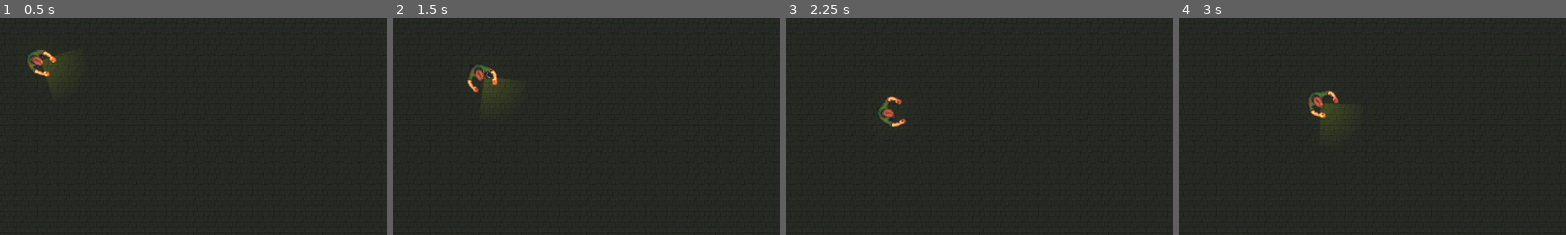
Above: before the commit, frames 1-4 (left to right).
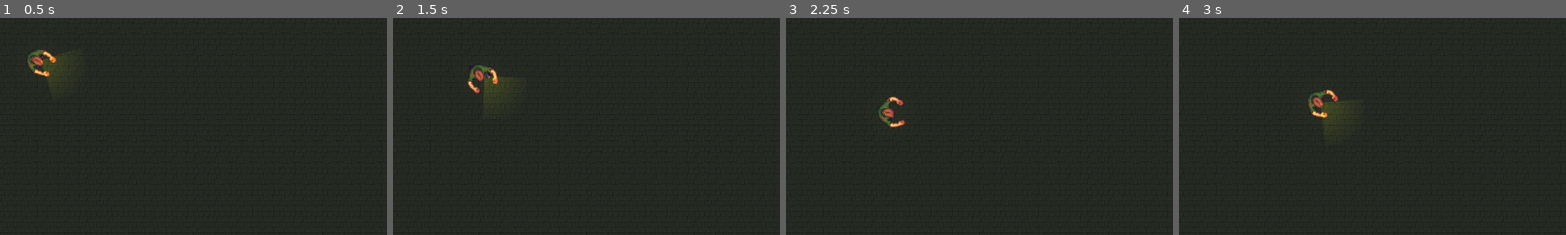
Above: after the commit, the same moments.

Repository: Nicky-Leung/NoiseJam3
Game: Godot game, scene res://scenes/main.tscn
Same seed, same stepped clock (60 frames per second), same inputs: the game is played once before the commit and once after it.
Inputs (mouse positions are % of the whole screen's width and height, from its top left):
- Up to frame 1 (0.5 s): no input
- Up to frame 2 (1.5 s): tap Enter at 0.5 s; move the mouse to (72, 45) at 0.52 s; hold D (move_right) 0.53-1.28 s; tap E (move_interact) at 0.6 s; click (72, 45) at 0.67 s; move the mouse to (30, 55) at 1.27 s; hold S (move_down) from 1.28 s (still down); tap Shift (move_sprint) at 1.35 s; click (30, 55) at 1.42 s
- Up to frame 3 (2.25 s): move the mouse to (60, 28) at 2.02 s; release S (move_down) at 2.03 s; hold D (move_right) from 2.03 s (still down); click (60, 28) at 2.1 s
- Up to frame 4 (3 s): tap Space at 2.75 s; move the mouse to (45, 70) at 2.77 s; release D (move_right) at 2.78 s; hold W (move_up) from 2.78 s (still down); tap E (move_interact) at 2.85 s; click (45, 70) at 2.92 s
The pictures show only the part of the screen within x 0-50%, y 0-50%; the shares and areas given below are measured in that part.

Frame 1 is identical in both runs. In frame 2, 0.2% of the frame differs, in the area x 19-28%, y 21-35%; in frame 3, 0.3%; in frame 4, 0.3%, in the area x 33-42%, y 33-47%.

Commit message:
add adjustable turn rate

Diff:
--- a/scripts/player.gd
+++ b/scripts/player.gd
@@ -9,6 +9,7 @@
 @export var walk_speed: int = 100
 @export var sprint_multiplier = 1.5
 @export var backward_speed: int = 75
+@export var turn_rate: float = 7.5
 
 # Runtime variables
 var is_sprinting: bool = false
@@ -21,10 +22,13 @@
 	else:
 		sprite.play("idle")
 
-func _physics_process(_delta: float) -> void:
-	look_at(get_global_mouse_position())
-	facing_direction = global_position.direction_to(get_global_mouse_position())
+func _physics_process(delta: float) -> void:
+	# calculate turning direction
+	var new_direction = facing_direction.lerp(global_position.direction_to(get_global_mouse_position()), turn_rate * delta)
+	rotation = new_direction.angle()
+	facing_direction = new_direction
 
+	# calculate speed
 	var speed = 0
 	if facing_direction.dot(input_vector) >= 0:
 		speed = walk_speed
